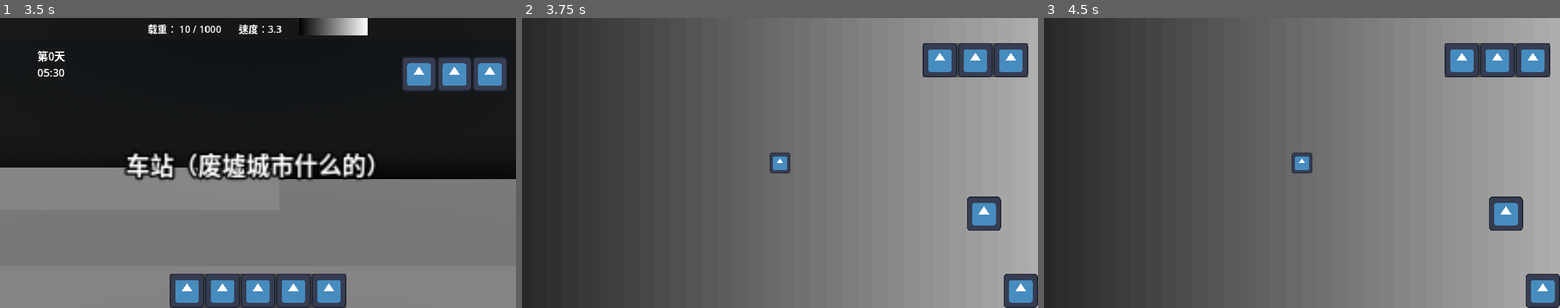
Above: before the commit, frames 1-3 (left to right).
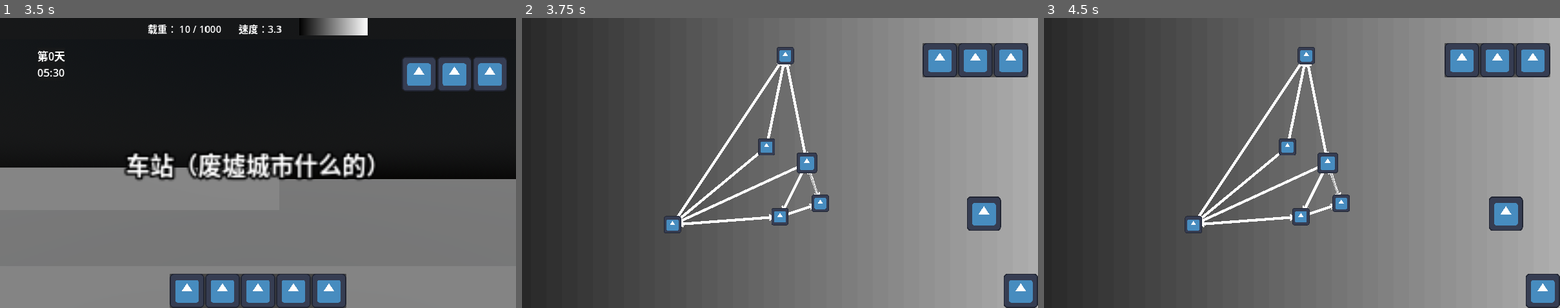
Above: after the commit, the same moments.

Repository: lxdua/EndingLine
Game: Godot game, scene res://Scene/BaseScene/base_scene.tscn
Two runs of this game, one before a commit and one after it. Both use one fixed random seed, a clock stepped at 60 frames per second and the inputs below. This scene is started directly instead of the project's main scene. The engine's default icon, where the game draws it, is replaced by a stand-in: a white triangle on a blue panel in a dark square.
Inputs (mouse positions are in pixels of both pictures, inside the frame that each line leads up to):
- Up to frame 1 (3.5 s): click (454, 73) at 0.5 s; click (454, 73) at 1.25 s; click (185, 290) at 2 s; click (221, 290) at 2.75 s
- Up to frame 2 (3.75 s): click (780, 290) at 3.5 s
- Up to frame 3 (4.5 s): click (1508, 215) at 4.25 s

Frame 1 is identical in both runs. In frame 2, 2.8% of the frame differs, in the area x 27-60%, y 10-75%; in frame 3, 2.9%.
Error before the commit: Parse Error: Value of type "StationScene" cannot be assigned to a variable of type "PackedScene". (res://Scene/RouteSelectionScene/Station/station.gd:19)

Commit message:
重构完成

Diff:
--- a/endinglinetry/Class/Static/deployer.gd
+++ b/endinglinetry/Class/Static/deployer.gd
@@ -4,22 +4,25 @@
 
 static var station_list: Dictionary = {
 	StationScene.StationType.RUINS: [
-
+		preload("res://Resource/StationScene/Ruins/原爆点.tscn"),
+		preload("res://Resource/StationScene/Ruins/多米诺废墟.tscn"),
+		preload("res://Resource/StationScene/Ruins/奥斯维辛.tscn"),
 	],
 	StationScene.StationType.CITY: [
-
+		preload("res://Resource/StationScene/City/挪威格伦.tscn"),
+		preload("res://Resource/StationScene/City/斯德哥尔摩.tscn"),
 	],
 	StationScene.StationType.VILLAGE: [
-
+		preload("res://Resource/StationScene/Village/埃利迪.tscn"),
 	],
 	StationScene.StationType.GATHER_POINT: [
-
+		preload("res://Resource/StationScene/GatherPoint/雨崩.tscn"),
 	],
 	StationScene.StationType.BEACON: [
-
+		preload("res://Resource/StationScene/Beacon/维京人.tscn"),
 	],
 	StationScene.StationType.CAVE: [
-
+		preload("res://Resource/StationScene/Cave/哀嚎洞窟.tscn"),
 	],
 }
 
@@ -54,4 +57,5 @@
 		elif rand_num <= 50+5+25+20:
 			station_type = StationScene.StationType.RUINS
 	var station_array = station_list[station_type]
-	return station_array[randi_range(0, station_array.size()-1)]
+	var station_packed_scene: PackedScene = station_array[randi_range(0, station_array.size()-1)]
+	return station_packed_scene.instantiate()
--- a/endinglinetry/Scene/BaseScene/base_scene.gd
+++ b/endinglinetry/Scene/BaseScene/base_scene.gd
@@ -9,16 +9,15 @@
 #region 场景相关
 
 const TRAIN_SCENE = preload("res://Scene/TrainScene/train_scene.tscn")
-const STATION_SCENE = preload("res://Scene/StationScene/station_scene.tscn")
+
 
 @onready var first_scene_root: Node3D = $FirstSceneRoot
 
 var current_station: Station
 
-func change_scene_to_station():
+func change_scene_to_station(station_scene: StationScene):
 	for scene in first_scene_root.get_children():
 		scene.queue_free()
-	var station_scene: = STATION_SCENE.instantiate()
 	first_scene_root.add_child(station_scene)
 
 func change_scene_to_train():
@@ -27,10 +26,10 @@
 	var train_scene: = TRAIN_SCENE.instantiate()
 	first_scene_root.add_child(train_scene)
 
-func arrive():
+func arrive(station_scene: StationScene):
 	await CurtainLayer.fade_in()
 	hide_all_secondary_scene()
-	change_scene_to_station()
+	change_scene_to_station(station_scene)
 	await get_tree().create_timer(1.0).timeout
 	CurtainLayer.fade_out()
 	# TODO 入站动画
@@ -46,8 +45,8 @@
 func _on_route_selection_scene_set_out(station: Station) -> void:
 	set_out()
 
-func _on_route_selection_scene_arrive(station: Station) -> void:
-	arrive()
+func _on_route_selection_scene_arrive(station_scene: StationScene) -> void:
+	arrive(station_scene)
 
 #endregion
 
--- a/endinglinetry/Scene/RouteSelectionScene/Station/station.gd
+++ b/endinglinetry/Scene/RouteSelectionScene/Station/station.gd
@@ -5,7 +5,7 @@
 var station_position: Vector2
 var station_connected_track: Array[Track] = []
 
-var station_scene: PackedScene
+var station_scene: StationScene
 
 @onready var route_selection: RouteSelectionScene = $"../../.."
 
--- a/endinglinetry/Scene/RouteSelectionScene/StationContentContainer/station_content_container.gd
+++ b/endinglinetry/Scene/RouteSelectionScene/StationContentContainer/station_content_container.gd
@@ -6,20 +6,20 @@
 
 @onready var cost_label: Label = $VBoxContainer/CostLabel
 
-func update_content(station_res: StationRes, distance: float):
-	name_label.text = station_res.station_name
-	match station_res.station_type:
-		StationRes.StationType.CITY:
+func update_content(station_scene: StationScene, distance: float):
+	name_label.text = station_scene.station_name
+	match station_scene.station_type:
+		StationScene.StationType.CITY:
 			type_label.text = "都市"
-		StationRes.StationType.VILLAGE:
+		StationScene.StationType.VILLAGE:
 			type_label.text = "村庄"
-		StationRes.StationType.GATHER_POINT:
+		StationScene.StationType.GATHER_POINT:
 			type_label.text = "采集点"
-		StationRes.StationType.BEACON:
+		StationScene.StationType.BEACON:
 			type_label.text = "哨站"
-		StationRes.StationType.RUINS:
+		StationScene.StationType.RUINS:
 			type_label.text = "废墟"
-		StationRes.StationType.CAVE:
+		StationScene.StationType.CAVE:
 			type_label.text = "洞穴"
 	if distance == INF:
 		cost_label.text = "无法到达"
--- a/endinglinetry/Scene/RouteSelectionScene/route_selection_scene.gd
+++ b/endinglinetry/Scene/RouteSelectionScene/route_selection_scene.gd
@@ -172,7 +172,7 @@
 signal destination_id_update(id: int)
 
 signal set_out(station: Station)
-signal arrive(station: Station)
+signal arrive(station_scene: StationScene)
 
 var current_station_id: int
 
@@ -215,7 +215,7 @@
 			await drive_tween.finished
 			current_station_id = next_station_id
 		is_driving = false
-		arrive.emit(station_dict[current_station_id])
+		arrive.emit(station_dict[current_station_id].station_scene)
 
 #endregion
 
@@ -254,7 +254,7 @@
 
 func show_station_content(): # TODO 等城市节点
 	station_content_container.update_content(
-		station_dict[destination_id].station_res,
+		station_dict[destination_id].station_scene,
 		matrix[current_station_id][destination_id]
 		)
 	station_content_container.show()
